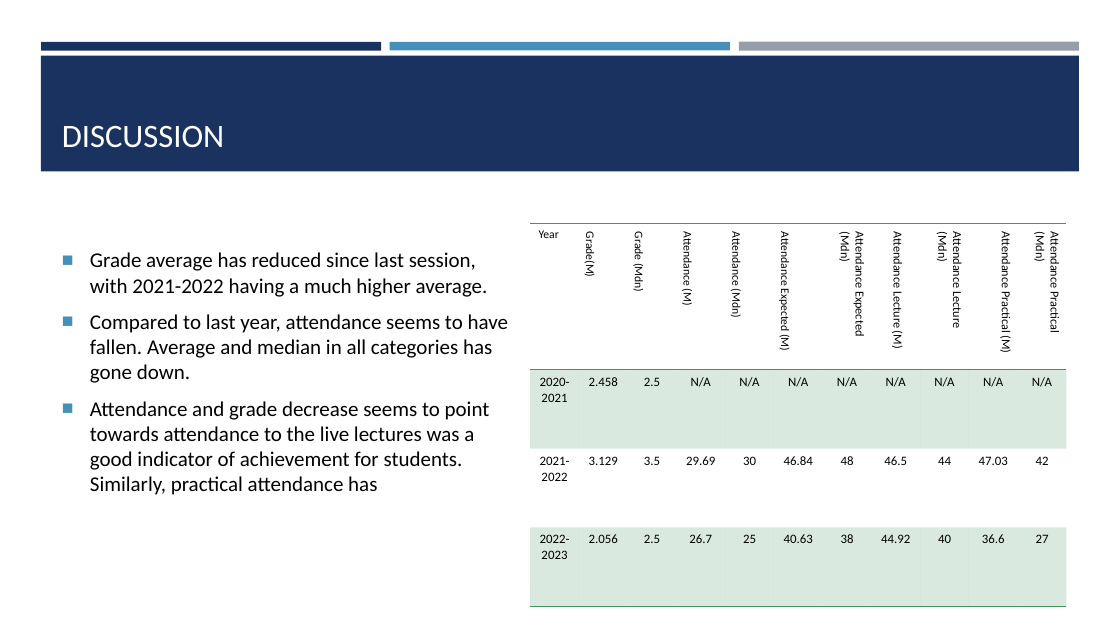
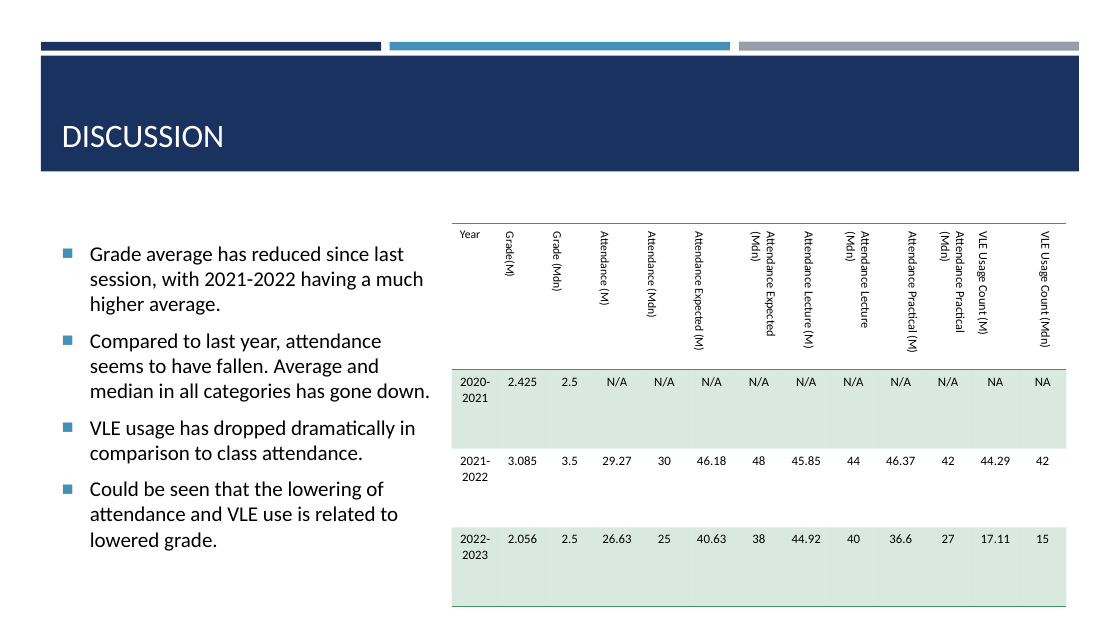
Before and after one commit to ChrisAcornleyPhD/CAP512Data, a slide deck: slide 23 of scripts/CAP512.pptx (slide 22 before the commit). Drawn at 1120x630 pixels with LibreOffice and Linux fonts; fonts in the diff are those of the drawing. Boxes give left, top, right and bottom in pixels: in the first picture for what was removed or moved away, otherwise in the second. Text is boxed around its words. In the diff, an @@ line names an element or a change of style, - is before the commit and + after.

```diff
--- a/scripts/CAP512.pptx
+++ b/scripts/CAP512.pptx
@@ table at [452, 223, 1064, 563] @@
-column 2, row 2: 2.458
+column 2, row 2: 2.425
-column 2, row 3: 3.129
+column 2, row 3: 3.085
-column 4, row 3: 29.69
+column 4, row 3: 29.27
-column 4, row 4: 26.7
+column 4, row 4: 26.63
-column 6, row 3: 46.84
+column 6, row 3: 46.18
-column 8, row 3: 46.5
+column 8, row 3: 45.85
-column 10, row 3: 47.03
+column 10, row 3: 46.37
+column 12: VLE Usage Count (M) | NA | 44.29 | 17.11
+column 13: VLE Usage Count (Mdn) | NA | 42 | 15
@@ table: place and size @@
-table at [530, 223, 1066, 563]
+table at [452, 223, 1064, 563]
@@ text at [90, 420, 416, 551]: text changed @@
-■ Attendance and grade decrease seems to point towards attendance to the live lectures was a good indicator of achievement for students. Similarly, practical attendance has
+■ VLE usage has dropped dramatically in comparison to class attendance.
+■ Could be seen that the lowering of attendance and VLE use is related to lowered grade.
```
Also in this commit, not shown: 12 other slides changed, 6 slides added, 2 slides removed, 22 other files.
